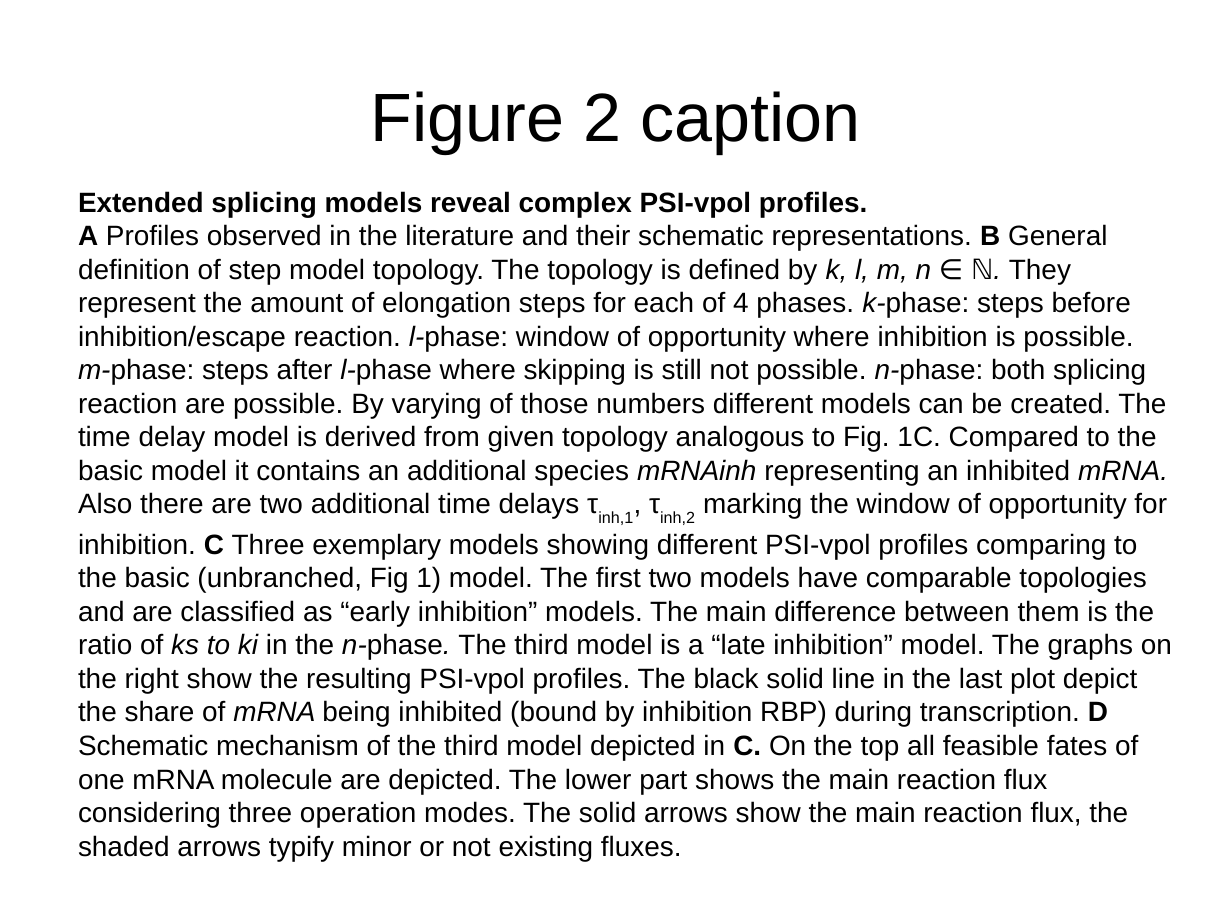
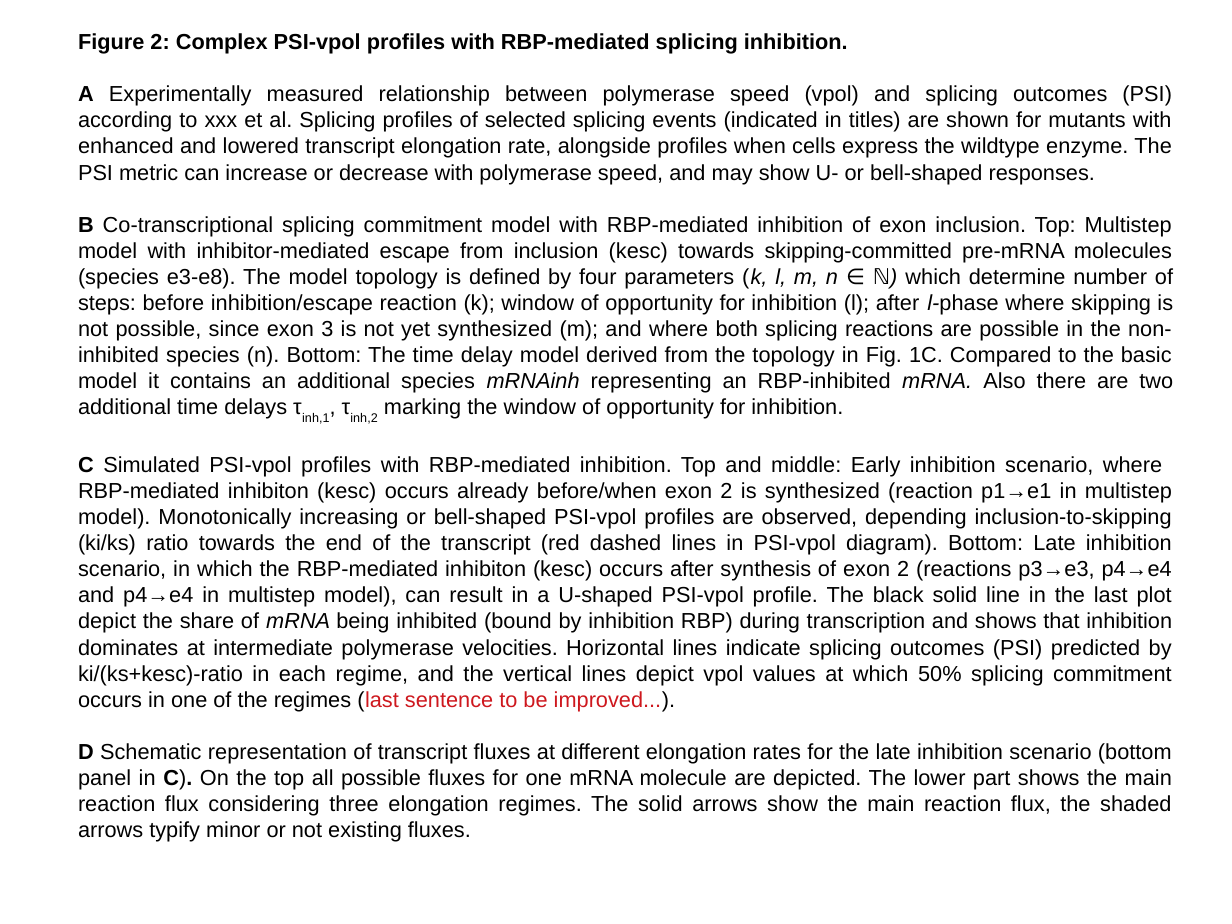
Before and after one commit to Siddharthaaa/SysBioSimulation, a slide deck: slide 6 of docs/Figures_end 2.odp. Drawn at 1232x924 pixels with LibreOffice and Linux fonts; fonts in the diff are those of the drawing. Boxes give left, top, right and bottom in pixels: in the first picture for what was removed or moved away, otherwise in the second. Text is boxed around its words. In the diff, an @@ line names an element or a change of style, - is before the commit and + after.

Commit message:
figures update figure 3 script almost done

```diff
--- a/docs/Figures_end 2.odp
+++ b/docs/Figures_end 2.odp
@@ text at (78, 33, 1173, 790): text changed; size 18 to 14 pt @@
-Extended splicing models reveal complex PSI-vpol profiles.
-A Profiles observed in the literature and their schematic representations. B General definition of step model topology. The topology is defined by k, l, m, n ∈ ℕ. They represent the amount of elongation steps for each of 4 phases. k-phase: steps before inhibition/escape reaction. l-phase: window of opportunity where inhibition is possible. m-phase: steps after l-phase where skipping is still not possible. n-phase: both splicing reaction are possible. By varying of those numbers different models can be created. The time delay model is derived from given topology analogous to Fig. 1C. Compared to the basic model it contains an additional species mRNAinh representing an inhibited mRNA. Also there are two additional time delays τinh,1, τinh,2 marking the window of opportunity for inhibition. C Three exemplary models showing different PSI-vpol profiles comparing to the basic (unbranched, Fig 1) model. The first two models have comparable topologies and are classified as “early inhibition” models. The main difference between them is the ratio of ks to ki in the n-phase. The third model is a “late inhibition” model. The graphs on the right show the resulting PSI-vpol profiles. The black solid line in the last plot depict the share of mRNA being inhibited (bound by inhibition RBP) during transcription. D Schematic mechanism of the third model depicted in C. On the top all feasible fates of one mRNA molecule are depicted. The lower part shows the main reaction flux considering three operation modes. The solid arrows show the main reaction flux, the shaded arrows typify minor or not existing fluxes.
+Figure 2: Complex PSI-vpol profiles with RBP-mediated splicing inhibition.
+A Experimentally measured relationship between polymerase speed (vpol) and splicing outcomes (PSI) according to xxx et al. Splicing profiles of selected splicing events (indicated in titles) are shown for mutants with enhanced and lowered transcript elongation rate, alongside profiles when cells express the wildtype enzyme. The PSI metric can increase or decrease with polymerase speed, and may show U- or bell-shaped responses.
+B Co-transcriptional splicing commitment model with RBP-mediated inhibition of exon inclusion. Top: Multistep model with inhibitor-mediated escape from inclusion (kesc) towards skipping-committed pre-mRNA molecules (species e3-e8). The model topology is defined by four parameters (k, l, m, n ∈ ℕ) which determine number of steps: before inhibition/escape reaction (k); window of opportunity for inhibition (l); after l-phase where skipping is not possible, since exon 3 is not yet synthesized (m); and where both splicing reactions are possible in the non-inhibited species (n). Bottom: The time delay model derived from the topology in Fig. 1C. Compared to the basic model it contains an additional species mRNAinh representing an RBP-inhibited mRNA. Also there are two additional time delays τinh,1, τinh,2 marking the window of opportunity for inhibition.
+C Simulated PSI-vpol profiles with RBP-mediated inhibition. Top and middle: Early inhibition scenario, where RBP-mediated inhibiton (kesc) occurs already before/when exon 2 is synthesized (reaction p1→e1 in multistep model). Monotonically increasing or bell-shaped PSI-vpol profiles are observed, depending inclusion-to-skipping (ki/ks) ratio towards the end of the transcript (red dashed lines in PSI-vpol diagram). Bottom: Late inhibition scenario, in which the RBP-mediated inhibiton (kesc) occurs after synthesis of exon 2 (reactions p3→e3, p4→e4 and p4→e4 in multistep model), can result in a U-shaped PSI-vpol profile. The black solid line in the last plot depict the share of mRNA being inhibited (bound by inhibition RBP) during transcription and shows that inhibition dominates at intermediate polymerase velocities. Horizontal lines indicate splicing outcomes (PSI) predicted by ki/(ks+kesc)-ratio in each regime, and the vertical lines depict vpol values at which 50% splicing commitment occurs in one of the regimes (last sentence to be improved...).
+D Schematic representation of transcript fluxes at different elongation rates for the late inhibition scenario (bottom panel in C). On the top all possible fluxes for one mRNA molecule are depicted. The lower part shows the main reaction flux considering three elongation regimes. The solid arrows show the main reaction flux, the shaded arrows typify minor or not existing fluxes.
@@ title removed at (371, 91, 860, 153) @@
-Figure 2 caption
```
Also in this commit, not shown: 3 other slides changed, 2 slides added, 2 slides removed, 5 other files.
